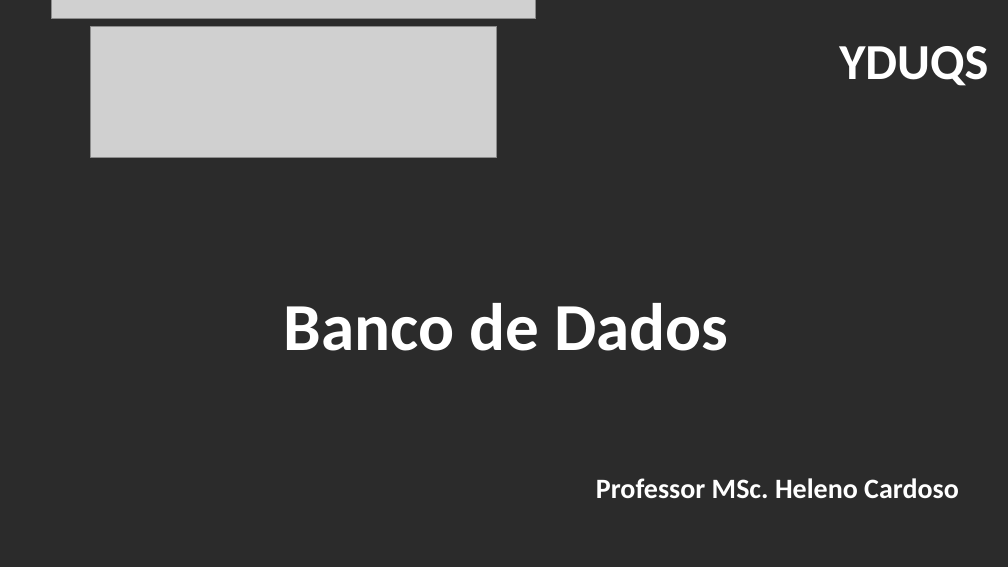
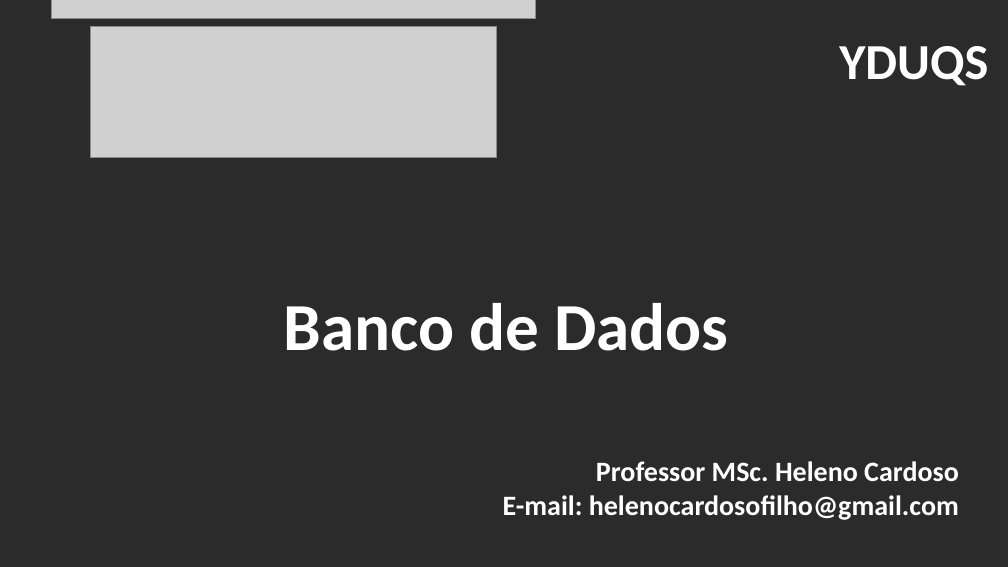
Before and after one commit to CloudEducationBrazil/WydenBancoDados, a slide deck: slide 1 of Apresentação - Banco de Dados.pptx. Drawn at 1008x567 pixels with LibreOffice and Linux fonts; fonts in the diff are those of the drawing; grey boxes stand for pictures; background and template pictures are left out; a plain dark background stands for a picture behind light text. Boxes give left, top, right and bottom in pixels: in the first picture for what was removed or moved away, otherwise in the second. Text is boxed around its words. In the diff, an @@ line names an element or a change of style, - is before the commit and + after.

Commit message:
Atualização semestre ... 2023.2

```diff
--- a/Apresentação - Banco de Dados.pptx
+++ b/Apresentação - Banco de Dados.pptx
@@ text at [503, 495, 959, 520]: paragraph added @@
+E-mail: helenocardosofilho@gmail.com
```
